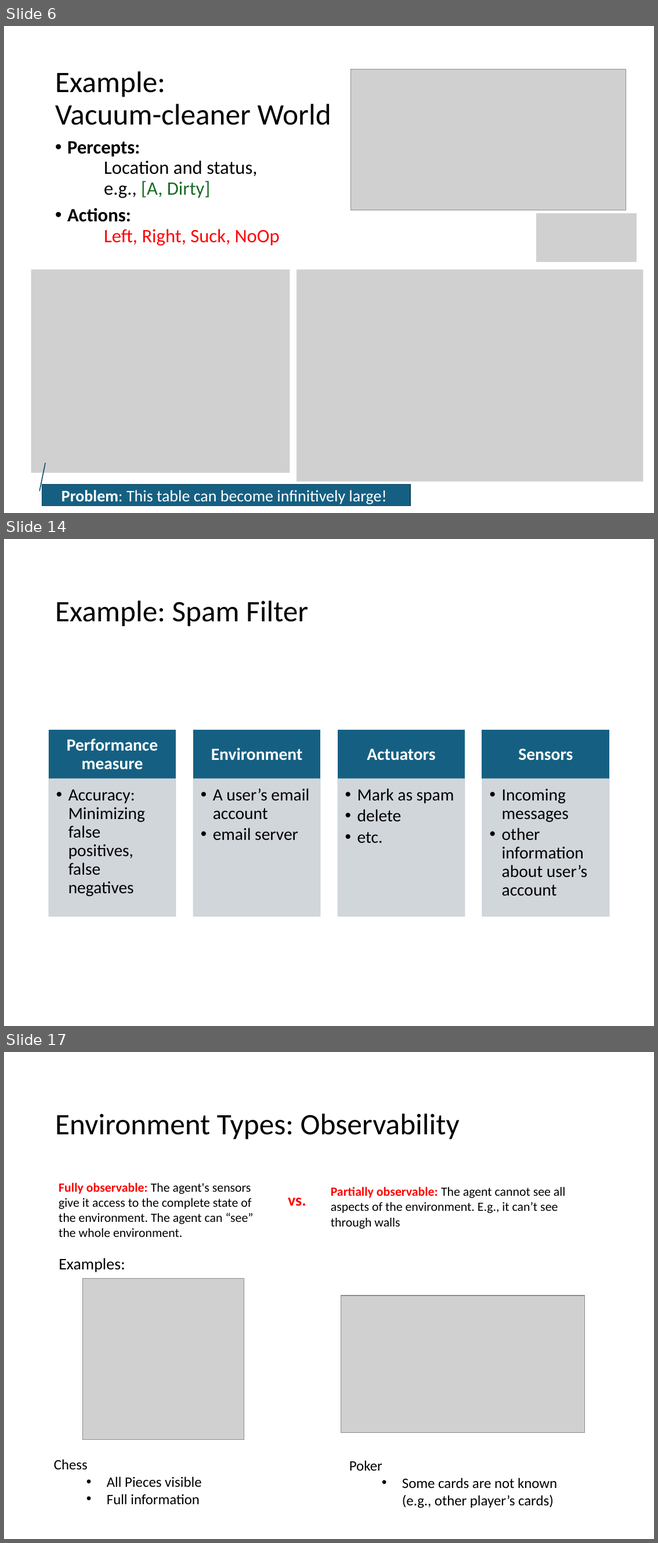
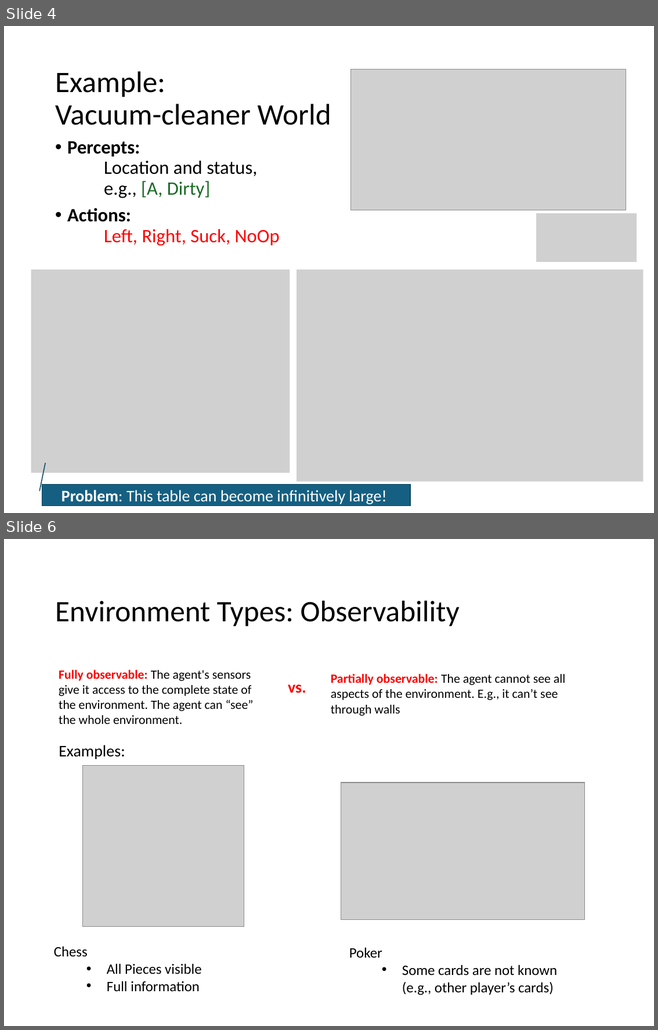
Before and after one commit to mhahsler/Introduction_to_Artificial_Intelligence, a slide deck: slides/discussion/02_agents_discussion.pptx. Shown one above the other, each under a label of ours: slides 6, 14 and 17 before the commit, slides 4 and 6 after it; the slides between them are not shown. The pictures are 658x1543 and 658x1030 pixels, drawn with LibreOffice and Linux fonts; fonts in the diff are those of the drawing; grey boxes stand for pictures. Boxes give left, top, right and bottom in pixels: in the first picture for what was removed or moved away, otherwise in the second. Text is boxed around its words. In the diff, an @@ line names an element or a change of style, - is before the commit and + after.

```diff
--- a/slides/discussion/02_agents_discussion.pptx
+++ b/slides/discussion/02_agents_discussion.pptx
@@ slide 14 removed at bbox=[4, 539, 654, 1026], background #FFFFFF @@
@@ title removed at bbox=[55, 600, 308, 627] @@
-Example: Spam Filter
@@ group removed at bbox=[49, 730, 609, 917]: 8 rectangles, 8 texts @@
-Performance measure
-  • Accuracy: Minimizing false positives, false negatives
-Environment
-  • A user’s email account
-  • email server
-Actuators
-  • Mark as spam
-  • delete
-  • etc.
-Sensors
-  • Incoming messages
-  • other information about user’s account
@@ what was slide 6 is now slide 4 @@
@@ what was slide 17 is now slide 6 @@
```
Also in this commit, not shown: 11 slides changed, 11 slides added, 30 other slides removed, 1 other file.
